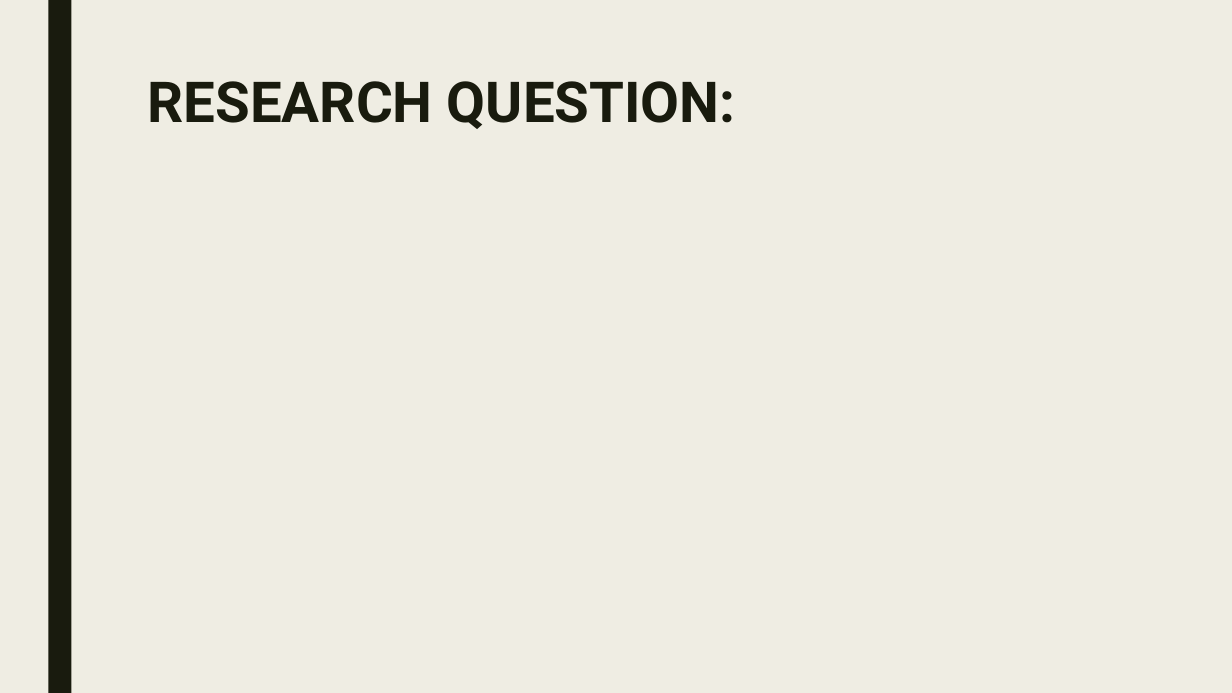
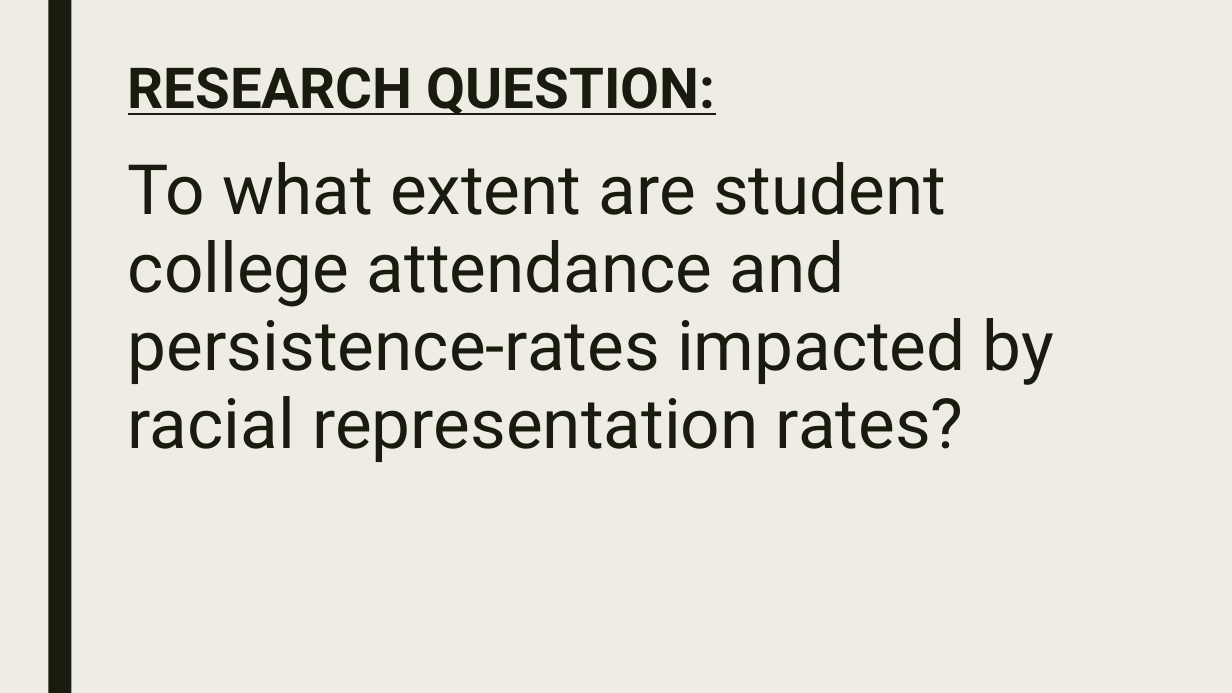
Before and after one commit to Sun-Kev/MACS30200proj, a slide deck: slide 2 of Proposal/proposal_slides.pptx. Drawn at 1232x693 pixels with LibreOffice and Linux fonts; fonts in the diff are those of the drawing. Boxes give left, top, right and bottom in pixels: in the first picture for what was removed or moved away, otherwise in the second. Text is boxed around its words. In the diff, an @@ line names an element or a change of style, - is before the commit and + after.

Commit message:
update slides 754pm

```diff
--- a/Proposal/proposal_slides.pptx
+++ b/Proposal/proposal_slides.pptx
@@ title "RESEARCH QUESTION:": place and size @@
-title "RESEARCH QUESTION:" at (148, 81, 736, 129)
+title "RESEARCH QUESTION:" at (128, 67, 716, 115)
@@ title "RESEARCH QUESTION:" at (128, 67, 716, 115): underline on @@
@@ text added at (128, 162, 1054, 462), 54 pt, text #191B0E @@
+To what extent are student college attendance and persistence-rates impacted by racial representation rates?
```
Also in this commit, not shown: 4 other slides changed, 5 slides added, 5 slides removed.
